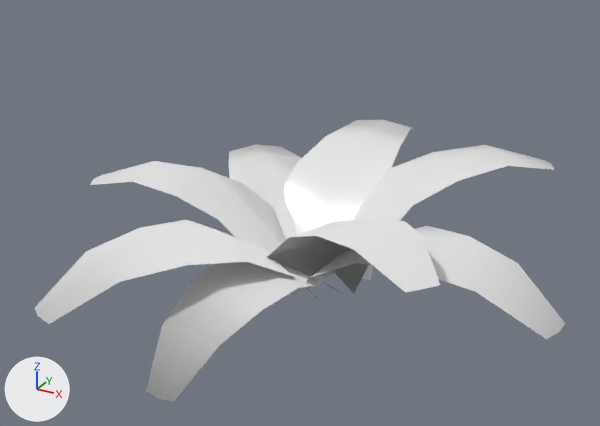
The FBX model TowerDefense_Unity/Assets/Graphics/Meshes/Low_Foliage.fbx, before and after one commit.
Rendered twice from a 50 mm camera at (2.86, -5.25, 3.18) aimed at (0.09, -0.21, 0.66). Every picture has the same lights, and +X, +Y and +Z are marked at lower left. Where no turn or scale is listed for an object, it has been applied to the vertices.

The first picture shows 'Fern.N2'.
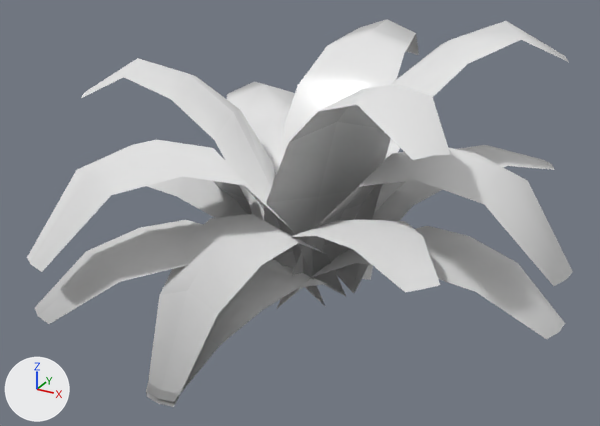
What differs and where, as boxes (x1, y1, x2, y2) in the pictures (600 x 426 px):
'Fern.High', added: after (27, 19, 573, 407)

Patch to the scene script:
```diff
--- a/TowerDefense_Unity/Assets/Graphics/Meshes/Low_Foliage.fbx.py
+++ b/TowerDefense_Unity/Assets/Graphics/Meshes/Low_Foliage.fbx.py
@@ me_plane_007 @@
+me_plane_007.from_pydata(...)  # 144 vertices, 80 faces; spans x -1.66..2.12, y -1.99..2.03, z -0.08..2.01
+me_plane_007.materials.append(mat_low_foliage)  # white #e7e7e7
@@ ob_fern_high @@
+ob_fern_high = bpy.data.objects.new('Fern.High', me_plane_007)
+ob_fern_high.location = (0.0, 0.0, 0.0)
```
